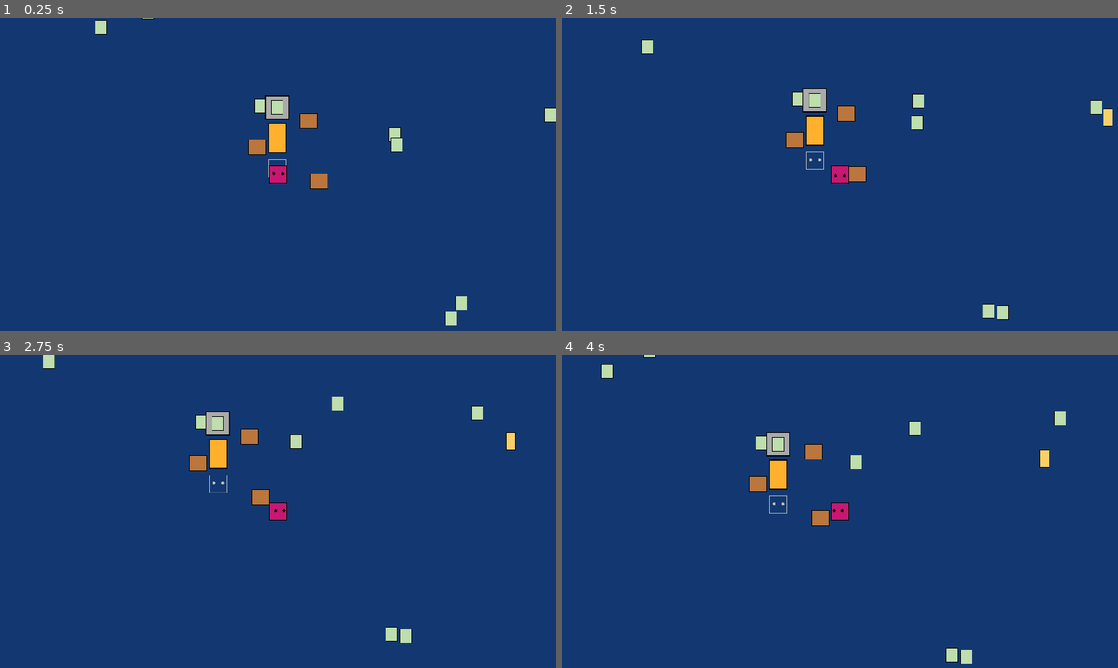
Above: before the commit, frames 1-4 (two rows, left to right).
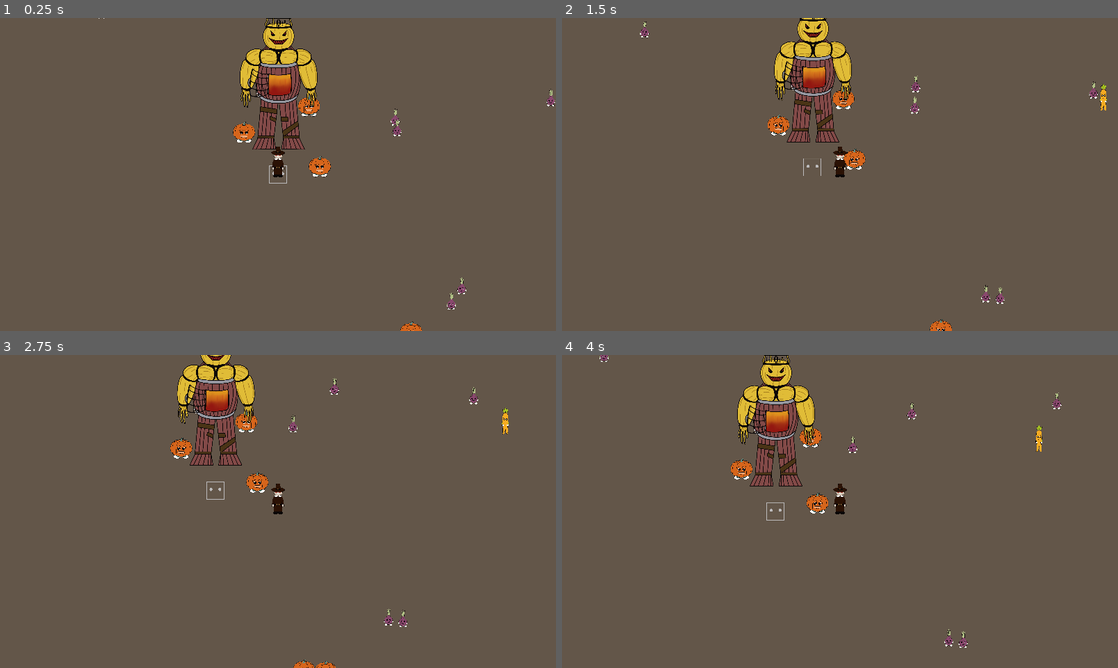
Above: after the commit, the same moments.

Repository: Ivorforce/Wickerman
Game: Godot game, scene res://Levels/Main.tscn
Same seed, same stepped clock (60 frames per second), same inputs: the game is played once before the commit and once after it. This scene is started directly instead of the project's main scene.
Inputs:
- Up to frame 1 (0.25 s): no input
- Up to frame 2 (1.5 s): tap Enter (action) at 0.5, 0.6 s; hold Right (right) 0.53-1.28 s; hold Down (down) from 1.28 s (still down); tap Space (attack) at 1.35 s
- Up to frame 3 (2.75 s): release Down (down) at 2.03 s; hold Right (right) from 2.03 s (still down); tap Enter (action) at 2.1 s
- Up to frame 4 (4 s): release Right (right) at 2.78 s; hold Up (up) 2.78-3.53 s; tap Space (attack) at 2.85 s; hold A (left) from 3.53 s (still down); tap Enter (action) at 3.6 s

The runs differ from the first frame. In frame 1, 100% of the frame differs, in the area x 0-100%, y 0-100%; in frame 2, 100%; in frame 3, 100%; in frame 4, 100%.

Commit message:
Add bleeding.

Diff:
--- a/Actors/NPC/Carrot/Carrot.svg
+++ /dev/null
@@ -1,69 +0,0 @@
-<?xml version="1.0" encoding="UTF-8" standalone="no"?>
-<svg
-   xmlns:dc="http://purl.org/dc/elements/1.1/"
-   xmlns:cc="http://creativecommons.org/ns#"
-   xmlns:rdf="http://www.w3.org/1999/02/22-rdf-syntax-ns#"
-   xmlns:svg="http://www.w3.org/2000/svg"
-   xmlns="http://www.w3.org/2000/svg"
-   xmlns:sodipodi="http://sodipodi.sourceforge.net/DTD/sodipodi-0.dtd"
-   xmlns:inkscape="http://www.inkscape.org/namespaces/inkscape"
-   width="109.83874mm"
-   height="109.83873mm"
-   viewBox="0 0 109.83874 109.83873"
-   version="1.1"
-   id="svg8"
-   inkscape:version="1.0 (4035a4fb49, 2020-05-01)"
-   sodipodi:docname="YellowSquare.svg">
-  <defs
-     id="defs2" />
-  <sodipodi:namedview
-     id="base"
-     pagecolor="#ffffff"
-     bordercolor="#666666"
-     borderopacity="1.0"
-     inkscape:pageopacity="0.0"
-     inkscape:pageshadow="2"
-     inkscape:zoom="0.98994949"
-     inkscape:cx="126.56062"
-     inkscape:cy="-25.567424"
-     inkscape:document-units="mm"
-     inkscape:current-layer="layer1"
-     inkscape:document-rotation="0"
-     showgrid="false"
-     inkscape:window-width="2560"
-     inkscape:window-height="1406"
-     inkscape:window-x="2869"
-     inkscape:window-y="-11"
-     inkscape:window-maximized="1"
-     inkscape:snap-others="true"
-     fit-margin-top="0"
-     fit-margin-left="0"
-     fit-margin-right="0"
-     fit-margin-bottom="0" />
-  <metadata
-     id="metadata5">
-    <rdf:RDF>
-      <cc:Work
-         rdf:about="">
-        <dc:format>image/svg+xml</dc:format>
-        <dc:type
-           rdf:resource="http://purl.org/dc/dcmitype/StillImage" />
-        <dc:title />
-      </cc:Work>
-    </rdf:RDF>
-  </metadata>
-  <g
-     inkscape:label="Capa 1"
-     inkscape:groupmode="layer"
-     id="layer1"
-     transform="translate(-471.53929,20.986155)">
-    <rect
-       y="-19.014935"
-       x="-579.4068"
-       height="105.89629"
-       width="105.89629"
-       id="rect1536"
-       style="color:#000000;overflow:visible;fill:#f7d168;fill-opacity:1;stroke:#000000;stroke-width:3.94244;stroke-linecap:round;stroke-linejoin:miter;stroke-miterlimit:4;stroke-dasharray:none;stroke-opacity:1"
-       transform="scale(-1,1)" />
-  </g>
-</svg>
--- a/Actors/NPC/Carrot/Carrot.tscn
+++ b/Actors/NPC/Carrot/Carrot.tscn
@@ -3,12 +3,12 @@
 [ext_resource path="res://Actors/Attackable.gd" type="Script" id=1]
 [ext_resource path="res://Actors/NPC/NPC.gd" type="Script" id=2]
 [ext_resource path="res://Shaders/AttackableMaterial.tres" type="Material" id=3]
-[ext_resource path="res://Actors/NPC/Carrot/Carrot.svg" type="Texture" id=4]
+[ext_resource path="res://Actors/NPC/Carrot/Carrot.png" type="Texture" id=4]
 [ext_resource path="res://Actors/NPC/Carrot/Corpse/CorpseCarrot.tscn" type="PackedScene" id=5]
 [ext_resource path="res://Actors/NPC/RandomMovementController.gd" type="Script" id=6]
 
 [sub_resource type="RectangleShape2D" id=3]
-extents = Vector2( 16, 20 )
+extents = Vector2( 12, 15 )
 
 [node name="Carrot" type="KinematicBody2D"]
 collision_layer = 3
@@ -19,12 +19,12 @@
 
 [node name="Sprite" type="Sprite" parent="."]
 material = ExtResource( 3 )
-scale = Vector2( 0.08, 0.15 )
+position = Vector2( 2, -30 )
+scale = Vector2( 0.08, 0.08 )
 texture = ExtResource( 4 )
 script = ExtResource( 1 )
 
 [node name="CollisionShape2D" type="CollisionShape2D" parent="."]
-position = Vector2( 0, 9 )
 shape = SubResource( 3 )
 
 [node name="MovementController" type="Node" parent="."]
--- a/Actors/NPC/Carrot/Corpse/CorpseCarrot.tscn
+++ b/Actors/NPC/Carrot/Corpse/CorpseCarrot.tscn
@@ -2,11 +2,11 @@
 
 [ext_resource path="res://Actors/Attackable.gd" type="Script" id=1]
 [ext_resource path="res://Shaders/AttackableMaterial.tres" type="Material" id=2]
-[ext_resource path="res://Actors/NPC/Carrot/Carrot.svg" type="Texture" id=3]
+[ext_resource path="res://Actors/NPC/Carrot/Carrot.png" type="Texture" id=3]
 [ext_resource path="res://Actors/NPC/Corpse.gd" type="Script" id=4]
 
 [sub_resource type="RectangleShape2D" id=1]
-extents = Vector2( 16, 29 )
+extents = Vector2( 16, 41 )
 
 [node name="Corpse" type="KinematicBody2D" groups=["corpses"]]
 collision_layer = 3
@@ -14,7 +14,8 @@
 
 [node name="Sprite" type="Sprite" parent="."]
 material = ExtResource( 2 )
-scale = Vector2( 0.08, 0.15 )
+position = Vector2( 1, -4 )
+scale = Vector2( 0.08, 0.08 )
 texture = ExtResource( 3 )
 script = ExtResource( 1 )
 
--- a/Actors/NPC/Corpse.gd
+++ b/Actors/NPC/Corpse.gd
@@ -6,9 +6,29 @@
 
 export var friction := 0.8
 var _velocity := Vector2.ZERO
+var next_bleed_distance_sq: float
 
 onready var attackable: Attackable = $Sprite
+
+onready var BloodEntity = preload("res://Scenery/Blood/Blood.tscn")
+
+func _ready():
+	next_bleed_distance_sq = rand_range(300, 1000)
+	next_bleed_distance_sq = next_bleed_distance_sq * next_bleed_distance_sq
 
 func _physics_process(delta):
 	_velocity = move_and_slide(_velocity)
 	_velocity = _velocity * friction
+
+	next_bleed_distance_sq -= _velocity.length_squared()
+	if next_bleed_distance_sq < 0:
+		next_bleed_distance_sq = rand_range(300, 1000)
+		next_bleed_distance_sq = next_bleed_distance_sq * next_bleed_distance_sq
+		bleed(0.4)
+
+func bleed(scale: float):
+	var blood: Node2D = BloodEntity.instance()
+	scale = rand_range(0.06, 0.09) * scale
+	blood.scale = Vector2(scale, scale)
+	get_parent().get_parent().get_node("Floor").add_child(blood)
+	blood.global_position = global_position
--- a/Actors/NPC/NPC.gd
+++ b/Actors/NPC/NPC.gd
@@ -3,6 +3,7 @@
 
 export var vegetable_type := 0
 export(PackedScene) var CorpseEntity
+onready var BloodEntity = preload("res://Scenery/Blood/Blood.tscn")
 
 export var max_health := 2
 var health := 2
@@ -38,7 +39,7 @@
 func _on_damage_somewhere(victim: Node2D, cause: Node2D):
 	if victim.global_position.distance_squared_to(global_position) < sight_distance * sight_distance:
 		if is_alert_time <= 0:
-			is_shocked_time = initial_shock_time * rand_range(0.8, 1.2)
+			is_shocked_time = initial_shock_time * rand_range(0.5, 1.0)
 		else:
 			is_shocked_time = 0.2
 
@@ -57,6 +58,18 @@
 		var corpse: Corpse = CorpseEntity.instance()
 		get_parent().add_child(corpse)
 		corpse.global_position = global_position
+
+		bleed(1)
+
 		queue_free()
 
 		Deaths.emit_signal("on_death")
+	else:
+		bleed(0.5)
+
+func bleed(scale: float):
+	var blood: Node2D = BloodEntity.instance()
+	scale = rand_range(0.06, 0.09) * scale
+	blood.scale = Vector2(scale, scale)
+	get_parent().get_parent().get_node("Floor").add_child(blood)
+	blood.global_position = global_position
--- a/Actors/NPC/Onion/Corpse/CorpseOnion.tscn
+++ b/Actors/NPC/Onion/Corpse/CorpseOnion.tscn
@@ -1,12 +1,12 @@
 [gd_scene load_steps=6 format=2]
 
 [ext_resource path="res://Actors/Attackable.gd" type="Script" id=1]
-[ext_resource path="res://Actors/NPC/Onion/Onion.svg" type="Texture" id=2]
+[ext_resource path="res://Actors/NPC/Onion/Onion.png" type="Texture" id=2]
 [ext_resource path="res://Actors/NPC/Corpse.gd" type="Script" id=3]
 [ext_resource path="res://Shaders/AttackableMaterial.tres" type="Material" id=4]
 
 [sub_resource type="RectangleShape2D" id=1]
-extents = Vector2( 20, 23 )
+extents = Vector2( 17, 20 )
 
 [node name="Corpse" type="KinematicBody2D" groups=["corpses"]]
 collision_layer = 3
@@ -15,7 +15,8 @@
 
 [node name="Sprite" type="Sprite" parent="."]
 material = ExtResource( 4 )
-scale = Vector2( 0.1, 0.12 )
+position = Vector2( 0, -8 )
+scale = Vector2( 0.05, 0.05 )
 texture = ExtResource( 2 )
 script = ExtResource( 1 )
 
--- a/Actors/NPC/Onion/Onion.svg
+++ /dev/null
@@ -1,69 +0,0 @@
-<?xml version="1.0" encoding="UTF-8" standalone="no"?>
-<svg
-   xmlns:dc="http://purl.org/dc/elements/1.1/"
-   xmlns:cc="http://creativecommons.org/ns#"
-   xmlns:rdf="http://www.w3.org/1999/02/22-rdf-syntax-ns#"
-   xmlns:svg="http://www.w3.org/2000/svg"
-   xmlns="http://www.w3.org/2000/svg"
-   xmlns:sodipodi="http://sodipodi.sourceforge.net/DTD/sodipodi-0.dtd"
-   xmlns:inkscape="http://www.inkscape.org/namespaces/inkscape"
-   width="109.83874mm"
-   height="109.83873mm"
-   viewBox="0 0 109.83874 109.83873"
-   version="1.1"
-   id="svg8"
-   inkscape:version="1.0 (4035a4fb49, 2020-05-01)"
-   sodipodi:docname="YellowSquare.svg">
-  <defs
-     id="defs2" />
-  <sodipodi:namedview
-     id="base"
-     pagecolor="#ffffff"
-     bordercolor="#666666"
-     borderopacity="1.0"
-     inkscape:pageopacity="0.0"
-     inkscape:pageshadow="2"
-     inkscape:zoom="0.98994949"
-     inkscape:cx="126.56062"
-     inkscape:cy="-25.567424"
-     inkscape:document-units="mm"
-     inkscape:current-layer="layer1"
-     inkscape:document-rotation="0"
-     showgrid="false"
-     inkscape:window-width="2560"
-     inkscape:window-height="1406"
-     inkscape:window-x="2869"
-     inkscape:window-y="-11"
-     inkscape:window-maximized="1"
-     inkscape:snap-others="true"
-     fit-margin-top="0"
-     fit-margin-left="0"
-     fit-margin-right="0"
-     fit-margin-bottom="0" />
-  <metadata
-     id="metadata5">
-    <rdf:RDF>
-      <cc:Work
-         rdf:about="">
-        <dc:format>image/svg+xml</dc:format>
-        <dc:type
-           rdf:resource="http://purl.org/dc/dcmitype/StillImage" />
-        <dc:title />
-      </cc:Work>
-    </rdf:RDF>
-  </metadata>
-  <g
-     inkscape:label="Capa 1"
-     inkscape:groupmode="layer"
-     id="layer1"
-     transform="translate(-471.53929,20.986155)">
-    <rect
-       y="-19.014935"
-       x="-579.4068"
-       height="105.89629"
-       width="105.89629"
-       id="rect1536"
-       style="color:#000000;overflow:visible;fill:#bedead;fill-opacity:1;stroke:#000000;stroke-width:3.94244;stroke-linecap:round;stroke-linejoin:miter;stroke-miterlimit:4;stroke-dasharray:none;stroke-opacity:1"
-       transform="scale(-1,1)" />
-  </g>
-</svg>
--- a/Actors/NPC/Onion/Onion.tscn
+++ b/Actors/NPC/Onion/Onion.tscn
@@ -3,12 +3,12 @@
 [ext_resource path="res://Actors/Attackable.gd" type="Script" id=1]
 [ext_resource path="res://Actors/NPC/NPC.gd" type="Script" id=2]
 [ext_resource path="res://Shaders/AttackableMaterial.tres" type="Material" id=3]
-[ext_resource path="res://Actors/NPC/Onion/Onion.svg" type="Texture" id=4]
+[ext_resource path="res://Actors/NPC/Onion/Onion.png" type="Texture" id=4]
 [ext_resource path="res://Actors/NPC/Onion/Corpse/CorpseOnion.tscn" type="PackedScene" id=5]
 [ext_resource path="res://Actors/NPC/RandomMovementController.gd" type="Script" id=6]
 
 [sub_resource type="RectangleShape2D" id=3]
-extents = Vector2( 19, 17 )
+extents = Vector2( 16, 9 )
 
 [node name="Onion" type="KinematicBody2D"]
 collision_layer = 3
@@ -19,12 +19,12 @@
 
 [node name="Sprite" type="Sprite" parent="."]
 material = ExtResource( 3 )
-scale = Vector2( 0.1, 0.12 )
+position = Vector2( 5.96046e-08, -19 )
+scale = Vector2( 0.05, 0.05 )
 texture = ExtResource( 4 )
 script = ExtResource( 1 )
 
 [node name="CollisionShape2D" type="CollisionShape2D" parent="."]
-position = Vector2( 0, 6 )
 shape = SubResource( 3 )
 
 [node name="MovementController" type="Node" parent="."]
--- a/Actors/NPC/Pumpkin/Corpse/CorpsePumpkin.tscn
+++ b/Actors/NPC/Pumpkin/Corpse/CorpsePumpkin.tscn
@@ -2,11 +2,11 @@
 
 [ext_resource path="res://Actors/Attackable.gd" type="Script" id=1]
 [ext_resource path="res://Shaders/AttackableMaterial.tres" type="Material" id=2]
-[ext_resource path="res://Actors/NPC/Pumpkin/Pumpkin.svg" type="Texture" id=3]
+[ext_resource path="res://Actors/NPC/Pumpkin/Pumpkin.png" type="Texture" id=3]
 [ext_resource path="res://Actors/NPC/Corpse.gd" type="Script" id=4]
 
 [sub_resource type="RectangleShape2D" id=1]
-extents = Vector2( 29, 25 )
+extents = Vector2( 37, 34 )
 
 [node name="Corpse" type="KinematicBody2D" groups=["corpses"]]
 collision_layer = 3
@@ -15,7 +15,8 @@
 
 [node name="Sprite" type="Sprite" parent="."]
 material = ExtResource( 2 )
-scale = Vector2( 0.15, 0.13 )
+position = Vector2( 1, 0 )
+scale = Vector2( 0.08, 0.08 )
 texture = ExtResource( 3 )
 script = ExtResource( 1 )
 
--- a/Actors/NPC/Pumpkin/Pumpkin.svg
+++ /dev/null
@@ -1,69 +0,0 @@
-<?xml version="1.0" encoding="UTF-8" standalone="no"?>
-<svg
-   xmlns:dc="http://purl.org/dc/elements/1.1/"
-   xmlns:cc="http://creativecommons.org/ns#"
-   xmlns:rdf="http://www.w3.org/1999/02/22-rdf-syntax-ns#"
-   xmlns:svg="http://www.w3.org/2000/svg"
-   xmlns="http://www.w3.org/2000/svg"
-   xmlns:sodipodi="http://sodipodi.sourceforge.net/DTD/sodipodi-0.dtd"
-   xmlns:inkscape="http://www.inkscape.org/namespaces/inkscape"
-   width="109.83874mm"
-   height="109.83873mm"
-   viewBox="0 0 109.83874 109.83873"
-   version="1.1"
-   id="svg8"
-   inkscape:version="1.0 (4035a4fb49, 2020-05-01)"
-   sodipodi:docname="YellowSquare.svg">
-  <defs
-     id="defs2" />
-  <sodipodi:namedview
-     id="base"
-     pagecolor="#ffffff"
-     bordercolor="#666666"
-     borderopacity="1.0"
-     inkscape:pageopacity="0.0"
-     inkscape:pageshadow="2"
-     inkscape:zoom="0.98994949"
-     inkscape:cx="126.56062"
-     inkscape:cy="-25.567424"
-     inkscape:document-units="mm"
-     inkscape:current-layer="layer1"
-     inkscape:document-rotation="0"
-     showgrid="false"
-     inkscape:window-width="2560"
-     inkscape:window-height="1406"
-     inkscape:window-x="2869"
-     inkscape:window-y="-11"
-     inkscape:window-maximized="1"
-     inkscape:snap-others="true"
-     fit-margin-top="0"
-     fit-margin-left="0"
-     fit-margin-right="0"
-     fit-margin-bottom="0" />
-  <metadata
-     id="metadata5">
-    <rdf:RDF>
-      <cc:Work
-         rdf:about="">
-        <dc:format>image/svg+xml</dc:format>
-        <dc:type
-           rdf:resource="http://purl.org/dc/dcmitype/StillImage" />
-        <dc:title />
-      </cc:Work>
-    </rdf:RDF>
-  </metadata>
-  <g
-     inkscape:label="Capa 1"
-     inkscape:groupmode="layer"
-     id="layer1"
-     transform="translate(-471.53929,20.986155)">
-    <rect
-       y="-19.014935"
-       x="-579.4068"
-       height="105.89629"
-       width="105.89629"
-       id="rect1536"
-       style="color:#000000;overflow:visible;fill:#ba763d;fill-opacity:1;stroke:#000000;stroke-width:3.94244;stroke-linecap:round;stroke-linejoin:miter;stroke-miterlimit:4;stroke-dasharray:none;stroke-opacity:1"
-       transform="scale(-1,1)" />
-  </g>
-</svg>
--- a/Actors/NPC/Pumpkin/Pumpkin.tscn
+++ b/Actors/NPC/Pumpkin/Pumpkin.tscn
@@ -3,12 +3,12 @@
 [ext_resource path="res://Actors/Attackable.gd" type="Script" id=1]
 [ext_resource path="res://Actors/NPC/NPC.gd" type="Script" id=2]
 [ext_resource path="res://Shaders/AttackableMaterial.tres" type="Material" id=3]
-[ext_resource path="res://Actors/NPC/Pumpkin/Pumpkin.svg" type="Texture" id=4]
+[ext_resource path="res://Actors/NPC/Pumpkin/Pumpkin.png" type="Texture" id=4]
 [ext_resource path="res://Actors/NPC/Pumpkin/Corpse/CorpsePumpkin.tscn" type="PackedScene" id=5]
 [ext_resource path="res://Actors/NPC/RandomMovementController.gd" type="Script" id=6]
 
 [sub_resource type="RectangleShape2D" id=3]
-extents = Vector2( 29, 18 )
+extents = Vector2( 37, 23 )
 
 [node name="Pumpkin" type="KinematicBody2D"]
 collision_layer = 3
@@ -20,12 +20,12 @@
 
 [node name="Sprite" type="Sprite" parent="."]
 material = ExtResource( 3 )
-scale = Vector2( 0.15, 0.13 )
+position = Vector2( 1, -11 )
+scale = Vector2( 0.08, 0.08 )
 texture = ExtResource( 4 )
 script = ExtResource( 1 )
 
 [node name="CollisionShape2D" type="CollisionShape2D" parent="."]
-position = Vector2( 0, 7 )
 shape = SubResource( 3 )
 
 [node name="MovementController" type="Node" parent="."]
--- a/Actors/Player/Player.tscn
+++ b/Actors/Player/Player.tscn
@@ -1,22 +1,18 @@
-[gd_scene load_steps=10 format=2]
+[gd_scene load_steps=6 format=2]
 
-[ext_resource path="res://Actors/Player/Player.svg" type="Texture" id=1]
-[ext_resource path="res://Actors/Player/PlayerDOWN.svg" type="Texture" id=2]
-[ext_resource path="res://Actors/Player/PlayerLEFT.svg" type="Texture" id=3]
-[ext_resource path="res://Actors/Player/PlayerRIGHT.svg" type="Texture" id=4]
-[ext_resource path="res://Actors/Player/PlayerUP.svg" type="Texture" id=5]
+[ext_resource path="res://Actors/Player/Player.png" type="Texture" id=1]
 [ext_resource path="res://Actors/Player/PlayerController.gd" type="Script" id=6]
 
 [sub_resource type="SpriteFrames" id=1]
 animations = [ {
-"frames": [ ExtResource( 1 ), ExtResource( 4 ), ExtResource( 3 ), ExtResource( 5 ), ExtResource( 2 ) ],
+"frames": [ ExtResource( 1 ), ExtResource( 1 ), ExtResource( 1 ), ExtResource( 1 ) ],
 "loop": true,
 "name": "default",
 "speed": 5.0
 } ]
 
 [sub_resource type="RectangleShape2D" id=3]
-extents = Vector2( 30, 17.5 )
+extents = Vector2( 13, 9.5 )
 
 [sub_resource type="RectangleShape2D" id=2]
 
@@ -24,11 +20,12 @@
 script = ExtResource( 6 )
 
 [node name="AnimatedSprite" type="AnimatedSprite" parent="."]
-scale = Vector2( 0.15, 0.15 )
+position = Vector2( 1, -44 )
+scale = Vector2( 0.08, 0.08 )
 frames = SubResource( 1 )
 
 [node name="PhysicsShape" type="CollisionShape2D" parent="."]
-position = Vector2( 0, 11.5 )
+position = Vector2( 0.0500011, 0.200008 )
 shape = SubResource( 3 )
 
 [node name="HitBox" type="Area2D" parent="."]
@@ -36,6 +33,7 @@
 collision_mask = 8
 
 [node name="HitShape" type="CollisionShape2D" parent="HitBox"]
+position = Vector2( 0.0500011, -11.3 )
 shape = SubResource( 2 )
 
 [node name="Camera2D" type="Camera2D" parent="."]
--- a/Actors/Player/PlayerController.gd
+++ b/Actors/Player/PlayerController.gd
@@ -64,16 +64,17 @@
 			_update_sprite()
 
 func drag_corpse() -> bool:
-		var drag_direction := global_position - dragging_body.global_position
+	var drag_direction := global_position - dragging_body.global_position
 
-		if drag_direction.length() < corpse_drag_distance:
-			return false
+	if drag_direction.length() < corpse_drag_distance:
+		return false
 
-		if drag_direction.length() > 1:
-			drag_direction = drag_direction.normalized()
+	if drag_direction.length() > 1:
+		drag_direction = drag_direction.normalized()
 
-		dragging_body._velocity += (drag_direction * corpse_drag_speed - dragging_body._velocity) * 0.05
-		return true
+	dragging_body._velocity += (drag_direction * corpse_drag_speed - dragging_body._velocity) * 0.05
+
+	return true
 
 func drop_corpse():
 	dragging_body.is_protected = false
--- a/Actors/Wickerman/Wickerman.svg
+++ /dev/null
@@ -1,69 +0,0 @@
-<?xml version="1.0" encoding="UTF-8" standalone="no"?>
-<svg
-   xmlns:dc="http://purl.org/dc/elements/1.1/"
-   xmlns:cc="http://creativecommons.org/ns#"
-   xmlns:rdf="http://www.w3.org/1999/02/22-rdf-syntax-ns#"
-   xmlns:svg="http://www.w3.org/2000/svg"
-   xmlns="http://www.w3.org/2000/svg"
-   xmlns:sodipodi="http://sodipodi.sourceforge.net/DTD/sodipodi-0.dtd"
-   xmlns:inkscape="http://www.inkscape.org/namespaces/inkscape"
-   width="109.83874mm"
-   height="109.83873mm"
-   viewBox="0 0 109.83874 109.83873"
-   version="1.1"
-   id="svg8"
-   inkscape:version="1.0 (4035a4fb49, 2020-05-01)"
-   sodipodi:docname="YellowSquare.svg">
-  <defs
-     id="defs2" />
-  <sodipodi:namedview
-     id="base"
-     pagecolor="#ffffff"
-     bordercolor="#666666"
-     borderopacity="1.0"
-     inkscape:pageopacity="0.0"
-     inkscape:pageshadow="2"
-     inkscape:zoom="0.98994949"
-     inkscape:cx="126.56062"
-     inkscape:cy="-25.567424"
-     inkscape:document-units="mm"
-     inkscape:current-layer="layer1"
-     inkscape:document-rotation="0"
-     showgrid="false"
-     inkscape:window-width="2560"
-     inkscape:window-height="1406"
-     inkscape:window-x="2869"
-     inkscape:window-y="-11"
-     inkscape:window-maximized="1"
-     inkscape:snap-others="true"
-     fit-margin-top="0"
-     fit-margin-left="0"
-     fit-margin-right="0"
-     fit-margin-bottom="0" />
-  <metadata
-     id="metadata5">
-    <rdf:RDF>
-      <cc:Work
-         rdf:about="">
-        <dc:format>image/svg+xml</dc:format>
-        <dc:type
-           rdf:resource="http://purl.org/dc/dcmitype/StillImage" />
-        <dc:title />
-      </cc:Work>
-    </rdf:RDF>
-  </metadata>
-  <g
-     inkscape:label="Capa 1"
-     inkscape:groupmode="layer"
-     id="layer1"
-     transform="translate(-471.53929,20.986155)">
-    <rect
-       y="-19.014935"
-       x="-579.4068"
-       height="105.89629"
-       width="105.89629"
-       id="rect1536"
-       style="color:#000000;overflow:visible;fill:#ffb02d;fill-opacity:1;stroke:#000000;stroke-width:3.94244;stroke-linecap:round;stroke-linejoin:miter;stroke-miterlimit:4;stroke-dasharray:none;stroke-opacity:1"
-       transform="scale(-1,1)" />
-  </g>
-</svg>
--- a/Actors/Wickerman/Wickerman.tscn
+++ b/Actors/Wickerman/Wickerman.tscn
@@ -1,18 +1,19 @@
 [gd_scene load_steps=4 format=2]
 
-[ext_resource path="res://Actors/Wickerman/Wickerman.svg" type="Texture" id=1]
+[ext_resource path="res://Actors/Wickerman/Wickerman.png" type="Texture" id=1]
 [ext_resource path="res://Actors/Wickerman/Wickerman.gd" type="Script" id=2]
 
 [sub_resource type="RectangleShape2D" id=1]
-extents = Vector2( 29, 26.5 )
+extents = Vector2( 83, 43 )
 
 [node name="Wickerman" type="KinematicBody2D"]
 script = ExtResource( 2 )
 
 [node name="Sprite" type="Sprite" parent="."]
-scale = Vector2( 0.15, 0.25 )
+position = Vector2( 2, -188 )
+scale = Vector2( 0.3, 0.3 )
 texture = ExtResource( 1 )
 
 [node name="CollisionShape2D" type="CollisionShape2D" parent="."]
-position = Vector2( 0, 21.5 )
+position = Vector2( 0, -1 )
 shape = SubResource( 1 )
--- a/Levels/Level1.svg
+++ b/Levels/Level1.svg
@@ -58,7 +58,7 @@
      id="layer1"
      transform="translate(423.82379,-242.49028)">
     <rect
-       style="color:#000000;overflow:visible;fill:#2d8bff;fill-opacity:1;stroke:none;stroke-width:1.44303;stroke-linecap:round;stroke-linejoin:miter;stroke-miterlimit:4;stroke-dasharray:none;stroke-opacity:1"
+       style="color:#000000;overflow:visible;fill:#47423c;fill-opacity:1;stroke:none;stroke-width:1.44303;stroke-linecap:round;stroke-linejoin:miter;stroke-miterlimit:4;stroke-dasharray:none;stroke-opacity:1"
        id="rect1635"
        width="254"
        height="254"
@@ -70,6 +70,6 @@
        height="220.13333"
        width="220.13333"
        id="rect1601"
-       style="color:#000000;overflow:visible;fill:#133871;fill-opacity:1;stroke:none;stroke-width:1.25062;stroke-linecap:round;stroke-linejoin:miter;stroke-miterlimit:4;stroke-dasharray:none;stroke-opacity:1" />
+       style="color:#000000;overflow:visible;fill:#635649;fill-opacity:1;stroke:none;stroke-width:1.25062;stroke-linecap:round;stroke-linejoin:miter;stroke-miterlimit:4;stroke-dasharray:none;stroke-opacity:1" />
   </g>
 </svg>
--- a/Levels/Level1.tscn
+++ b/Levels/Level1.tscn
@@ -13,8 +13,10 @@
 scale = Vector2( 5, 5 )
 texture = ExtResource( 1 )
 
+[node name="Floor" type="Node2D" parent="."]
+
 [node name="SacrificeSlot" parent="." instance=ExtResource( 3 )]
-position = Vector2( 2, 104 )
+position = Vector2( 2, 165 )
 _path_wickerman = NodePath("../Entities/Wickerman")
 
 [node name="Borders" type="StaticBody2D" parent="."]
@@ -26,6 +28,7 @@
 [node name="Entities" type="YSort" parent="."]
 
 [node name="Wickerman" parent="Entities" instance=ExtResource( 2 )]
-position = Vector2( 2, 0 )
+position = Vector2( 5, 36 )
 
 [node name="WickermanDemandSpeech" parent="." instance=ExtResource( 4 )]
+position = Vector2( 5, -414 )
--- a/Levels/Main.tscn
+++ b/Levels/Main.tscn
@@ -12,41 +12,8 @@
 [node name="Level1" parent="." instance=ExtResource( 2 )]
 position = Vector2( 984, 536 )
 
-[node name="Carrot" parent="Level1/Entities" index="1"]
-max_alert_time = 10.0
-
-[node name="Player" parent="Level1/Entities" index="2" instance=ExtResource( 4 )]
-position = Vector2( 4, 126 )
-
-[node name="Pumpkin" parent="Level1/Entities" index="3"]
-max_alert_time = 10.0
-sight_distance = 1000.0
-speed = 100.0
-
-[node name="Onion" parent="Level1/Entities" index="4"]
-sight_distance = 1000.0
-
-[node name="Carrot2" parent="Level1/Entities" index="5"]
-max_alert_time = 10.0
-
-[node name="Pumpkin2" parent="Level1/Entities" index="6"]
-max_alert_time = 10.0
-sight_distance = 1000.0
-speed = 100.0
-
-[node name="Onion2" parent="Level1/Entities" index="7"]
-sight_distance = 1000.0
-
-[node name="Carrot3" parent="Level1/Entities" index="8"]
-max_alert_time = 10.0
-
-[node name="Pumpkin3" parent="Level1/Entities" index="9"]
-max_alert_time = 10.0
-sight_distance = 1000.0
-speed = 100.0
-
-[node name="Onion3" parent="Level1/Entities" index="10"]
-sight_distance = 1000.0
+[node name="Player" parent="Level1/Entities" index="1" instance=ExtResource( 4 )]
+position = Vector2( 2, 165 )
 
 [node name="Particles" type="Node2D" parent="."]
 position = Vector2( 0, 6.15164 )
--- /dev/null
+++ b/Scenery/Blood/Blood.gd
@@ -0,0 +1,10 @@
+extends Sprite
+
+
+var images = [
+	preload("res://Scenery/Blood/Blood1.png"),
+	preload("res://Scenery/Blood/Blood2.png")
+]
+
+func _ready():
+	texture = images[randi() % images.size()]
--- /dev/null
+++ b/Scenery/Blood/Blood.tscn
@@ -0,0 +1,9 @@
+[gd_scene load_steps=3 format=2]
+
+[ext_resource path="res://Scenery/Blood/Blood1.png" type="Texture" id=1]
+[ext_resource path="res://Scenery/Blood/Blood.gd" type="Script" id=2]
+
+[node name="Node2D" type="Sprite"]
+scale = Vector2( 0.08, 0.08 )
+texture = ExtResource( 1 )
+script = ExtResource( 2 )
Binary file added: Actors/NPC/Carrot/Carrot.png
Not shown, changed: Actors/NPC/Carrot/Carrot.png.import
Binary file added: Actors/NPC/Onion/Onion.png
Not shown, added: Actors/NPC/Onion/Onion.png.import
Binary file added: Actors/NPC/Pumpkin/Pumpkin.png
Not shown, added: Actors/NPC/Pumpkin/Pumpkin.png.import
Binary file added: Actors/Player/Player.png
Not shown, changed: Actors/Player/Player.png.import
Binary file added: Actors/Wickerman/Wickerman.png
Not shown, changed: Actors/Wickerman/Wickerman.png.import
Binary file added: Scenery/Blood/Blood1.png
Not shown, added: Scenery/Blood/Blood1.png.import
(and 2 more such lines)
